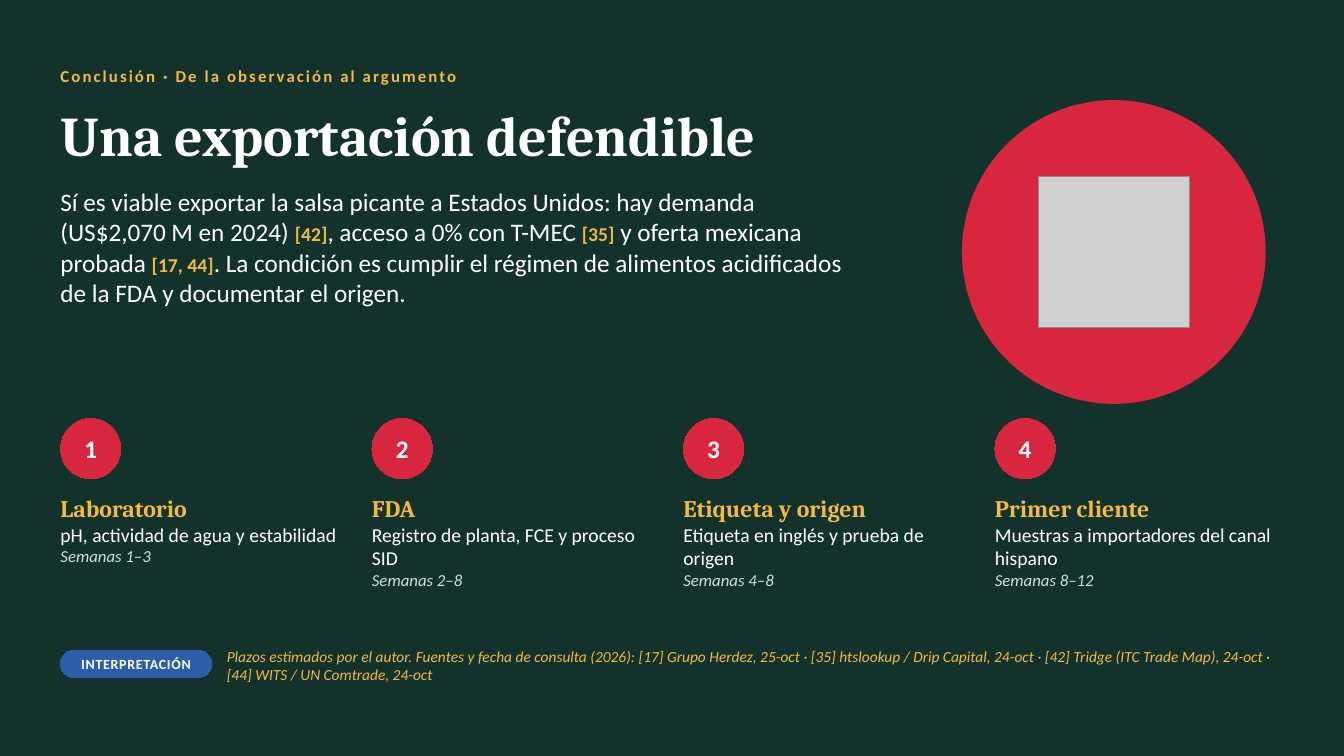
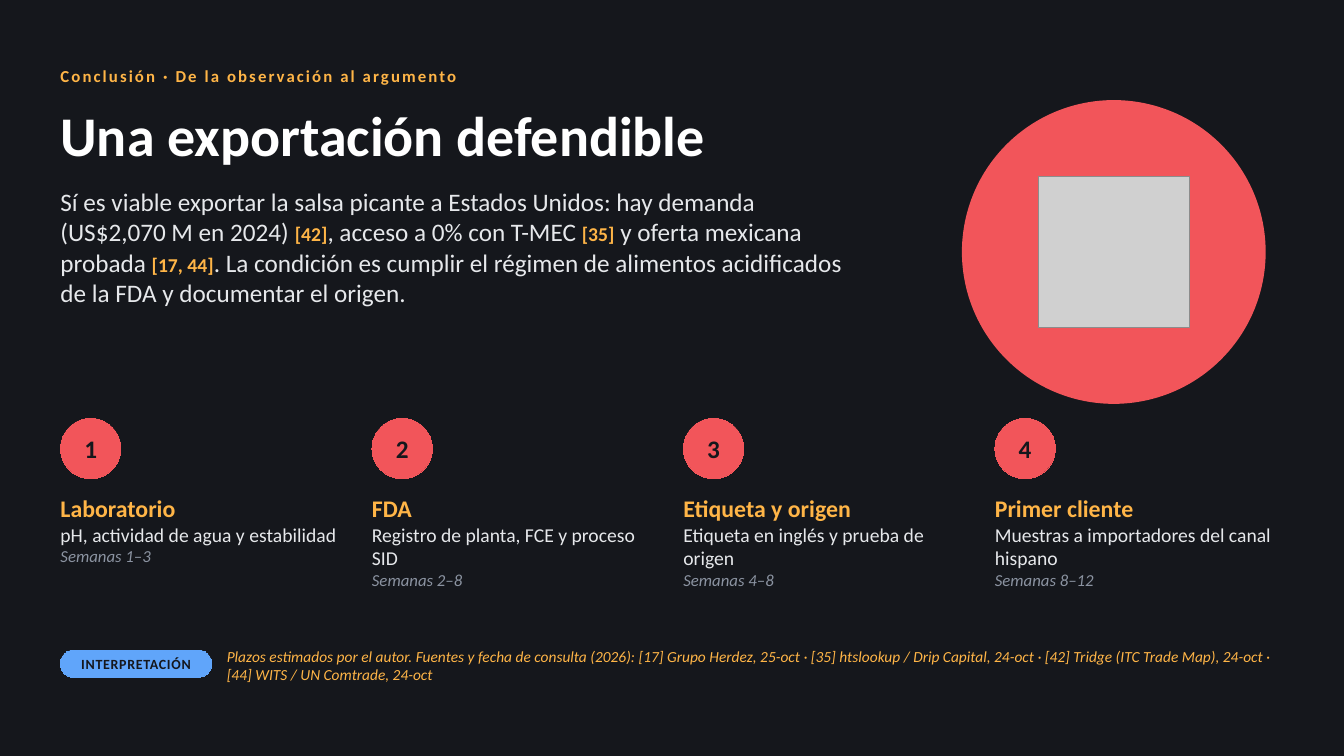
Before and after one commit to psiantonioochoa-design/Arquitectura, a slide deck: slide 18 of comercio-exterior/Ficha técnica · Salsa picante · Viabilidad arancelaria y de mercado.pptx. Drawn at 1344x756 pixels with LibreOffice and Linux fonts; fonts in the diff are those of the drawing; grey boxes stand for pictures. Boxes give left, top, right and bottom in pixels: in the first picture for what was removed or moved away, otherwise in the second. Text is boxed around its words. In the diff, an @@ line names an element or a change of style, - is before the commit and + after.

```diff
--- a/comercio-exterior/Ficha técnica · Salsa picante · Viabilidad arancelaria y de mercado.pptx
+++ b/comercio-exterior/Ficha técnica · Salsa picante · Viabilidad arancelaria y de mercado.pptx
@@ background #13322B to #15171C @@
@@ text "Conclusión · De la observación ..." at [60, 70, 456, 85]: text colour #F4B942 to #FFB547 @@
@@ title "Una exportación defendible" at [60, 116, 704, 165]: font Cambria to Calibri @@
@@ ellipse at [963, 101, 1265, 403]: fill #D7263D to #F2555A; outline #D7263D 1 pt to #F2555A 1 pt @@
@@ text "Sí es viable exportar la ..." at [60, 193, 842, 307]: text colour #FFFFFF to #E6E8EB; text colour #F4B942 to #FFB547 in "[42], [35] [17, 44]." @@
@@ text colour #FFFFFF to #15171C; fill #D7263D to #F2555A; outline #D7263D 0.75 pt to #F2555A 0.75 pt in 4 elements at [60, 418, 121, 479], [372, 418, 433, 479], [684, 418, 744, 479], [995, 418, 1056, 479] @@
@@ text "Laboratorio" at [60, 500, 336, 562]: font Cambria to Calibri, text colour #F4B942 to #FFB547 in "Laboratorio"; text colour #FFFFFF to #E6E8EB in "pH, actividad de agua y estabilidad"; text colour #CFE0D6 to #8B93A1 in "Semanas 1–3" @@
@@ text "FDA" at [372, 501, 635, 565]: font Cambria to Calibri, text colour #F4B942 to #FFB547 in "FDA"; text colour #FFFFFF to #E6E8EB in "Registro de planta, FCE y proceso SID"; text colour #CFE0D6 to #8B93A1 in "Semanas 2–8" @@
@@ text "Etiqueta y origen" at [683, 500, 924, 569]: font Cambria to Calibri, text colour #F4B942 to #FFB547 in "Etiqueta y origen"; text colour #FFFFFF to #E6E8EB in "Etiqueta en inglés y prueba de origen"; text colour #CFE0D6 to #8B93A1 in "Semanas 4–8" @@
@@ text "Primer cliente" at [995, 500, 1271, 568]: font Cambria to Calibri, text colour #F4B942 to #FFB547 in "Primer cliente"; text colour #FFFFFF to #E6E8EB in "Muestras a importadores del canal hispano"; text colour #CFE0D6 to #8B93A1 in "Semanas 8–12" @@
@@ rounded rectangle "INTERPRETACIÓN" at [60, 650, 212, 678]: text colour #FFFFFF to #15171C; fill #2D5DA8 to #60A5FA; outline #2D5DA8 0.75 pt to #60A5FA 0.75 pt @@
@@ text "Plazos estimados por el autor. ..." at [227, 651, 1263, 682]: text colour #F4B942 to #FFB547 @@
```
Also in this commit, not shown: 23 other slides changed, 1 other file.
